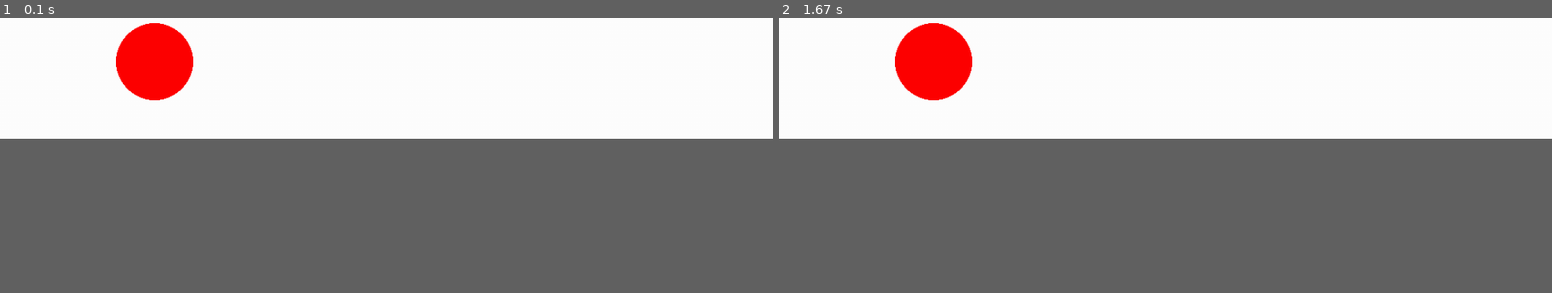
Above: before the commit, frames 1-2 (left to right).
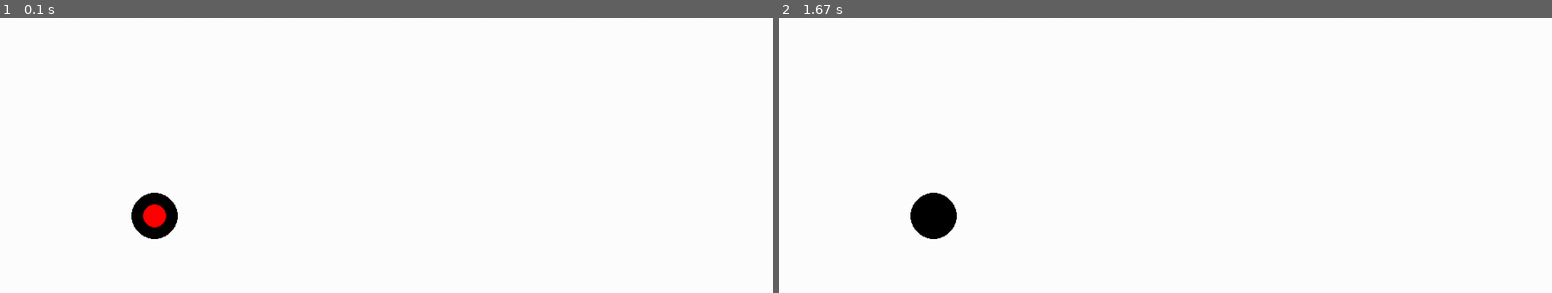
Above: after the commit, the same moments.

Repository: PranavParalkar/Manim
Game: pygame game, started from slingshot1.py
Two runs of this game, one before a commit and one after it. Both use one fixed random seed, a clock stepped at 60 frames per second and the inputs below.
Inputs (mouse positions are in pixels of both pictures, inside the frame that each line leads up to):
- Up to frame 1 (0.1 s): no input
- Up to frame 2 (1.67 s): press the mouse at (1165, 23) at 0.37 s; move the mouse to (outside the picture) at 0.47 s; release the mouse at (outside the picture) at 0.6 s
In our replay, the window is 900x540 before the commit and 900x720 after it. These sizes can differ from the game's own. Grey fills any space a smaller window leaves; there, only what the larger window draws over its background counts as a difference.

The runs differ from the first frame. In frame 1, 3.0% of the frame differs, in the area x 15-25%, y 1-81%; in frame 2, 3.0%.

Commit message:
Add files via upload

Diff:
--- a/slingshot1.py
+++ b/slingshot1.py
@@ -1,33 +1,32 @@
+# Shubham Pawade
+
 import pygame
 import math
 
+from pygame.cursors import ball
+
 pygame.init()
 
-WIDTH, HEIGHT = 1000,600
+WIDTH, HEIGHT = 1000, 800
+
 screen = pygame.display.set_mode((WIDTH, HEIGHT))
-pygame.display.set_caption("Slingshot ball")
+pygame.display.set_caption("SlingShot Ball")
 
-# Colours
-WHITE = (255, 255, 255)
-BLACK = (0, 0, 0)
-RED = (255, 0, 0)
+WHITE = (255,255,255)
+BLACK = (0,0,0)
+RED = (255,0,0)
 
-# Constants
 FPS = 60
 GRAVITY = 0.5
 
-# Slingshot Properties
-slingshot_pos = (200, HEIGHT - 100)
-slingshot_radius = 20
-pull_back_length = 100
+slingshot_pos = (200, HEIGHT -100)
+slingshot_radius = 30
+pull_back_length = 120
 
-# Ball Properties
 ball_radius = 15
 ball_color = RED
 ball_pos = slingshot_pos
-ball_velocity = [0, 0]  # Initialize ball velocity
 
-# Slingshot mechanics variables
 is_pulling_back = False
 pull_back_distance = 0
 angle = 0
@@ -35,8 +34,15 @@
 clock = pygame.time.Clock()
 running = True
 
+# VELOCITY KB DENI HAI JB BALL RELASE HOGI
+# MOUSE KA INITAL AND FINAL DISTANCE KE HISAB SE VELOCITY DENGE
+
 while running:
     screen.fill(WHITE)
+
+
+
+    # Event Handling
     for event in pygame.event.get():
         if event.type == pygame.QUIT:
             running = False
@@ -46,20 +52,31 @@
         elif event.type == pygame.MOUSEBUTTONUP:
             if event.button == 1:
                 is_pulling_back = False
-                ball_speed = min(pull_back_distance, pull_back_length)
+                ball_speed = min(pull_back_distance, pull_back_length) * 0.5
                 angle_radians = math.radians(angle)
-                ball_velocity[0] = (ball_speed * math.cos(angle_radians))
-                ball_velocity[1] = (-ball_speed * math.sin(angle_radians))
-
-    gola = pygame.draw.circle(screen, RED, slingshot_pos, 50)
+                ball_velocity = (ball_speed * math.cos(angle_radians), ball_speed * -math.sin(angle_radians))
+                ball_pos = (slingshot_pos[0] + pull_back_distance * math.cos(angle_radians), slingshot_pos[1] - pull_back_distance * math.sin(angle_radians))
+                pull_back_distance = 0
 
     if is_pulling_back:
         mouse_pos = pygame.mouse.get_pos()
-        pull_back_distance = min(pull_back_length, math.dist(slingshot_pos, mouse_pos))
-        angle = math.degrees(math.atan2(slingshot_pos[1] - mouse_pos[1], slingshot_pos[0] - mouse_pos[0]))
-        pygame.draw.line(screen,BLACK,slingshot_pos,mouse_pos,2)
+        pull_back_distance = -min((math.sqrt((mouse_pos[0] - slingshot_pos[0]) ** 2 + (mouse_pos[1] - slingshot_pos[1]) **2)), pull_back_length)
+        angle = math.degrees(math.atan2(slingshot_pos[1] - mouse_pos[1], mouse_pos[0] - slingshot_pos[0]))
+
+    pygame.draw.circle(screen, BLACK, slingshot_pos, slingshot_radius)
+
+    pygame.draw.line(screen, BLACK, slingshot_pos, (slingshot_pos[0] + pull_back_distance * math.cos(math.radians(angle)),
+                                                    slingshot_pos[1] - pull_back_distance * math.sin(math.radians(angle))),4)
+
+    pygame.draw.circle(screen, ball_color, ball_pos, ball_radius)
+
+    try:
+        ball_pos = (ball_pos[0] + ball_velocity[0], ball_pos[1] + ball_velocity[1])
+        ball_velocity = (ball_velocity[0], ball_velocity[1] + GRAVITY)
+    except NameError:
+        pass
 
     pygame.display.flip()
-    clock.tick(FPS)
+    clock.tick(50)
 
 pygame.quit()
